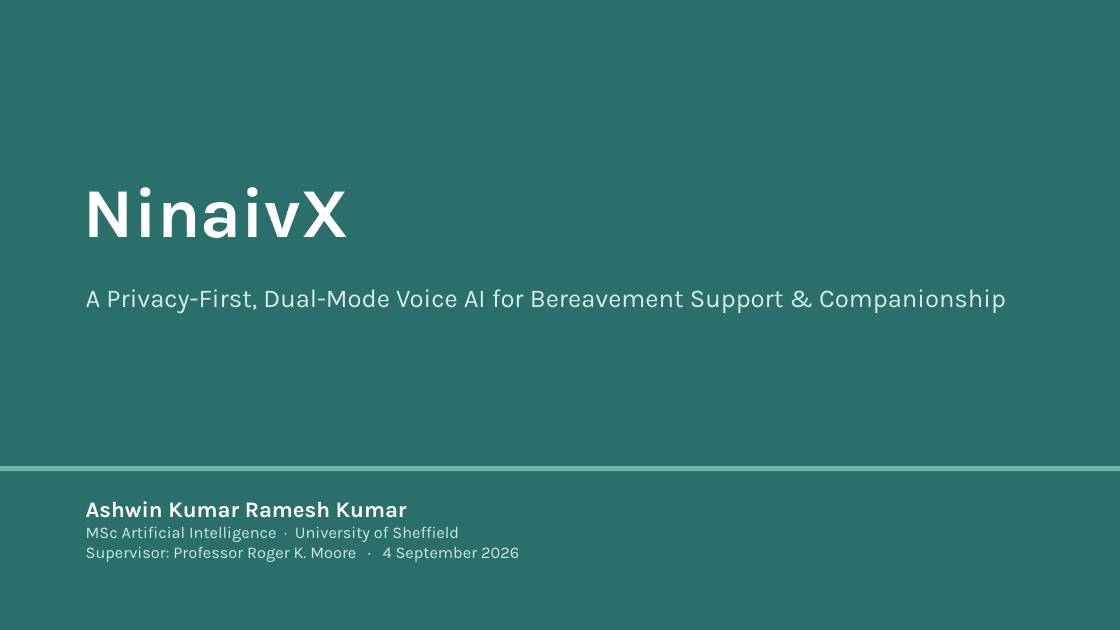
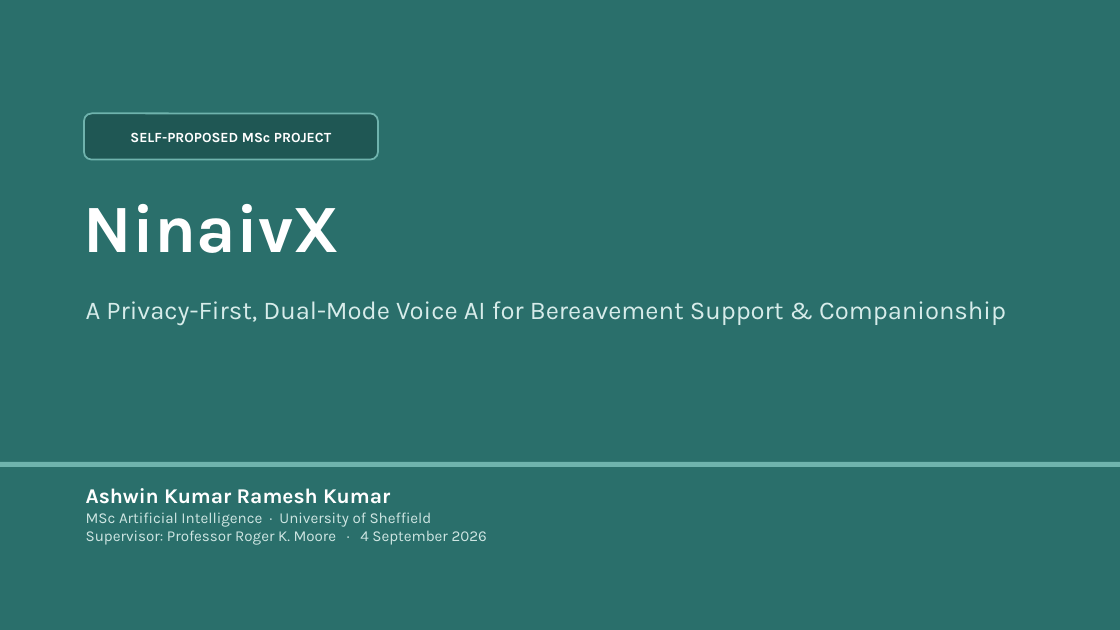
Before and after one commit to HITMAN-AK/NinaivX, a slide deck: slide 1 of backend/docs/report/NinaivX-Presentation.pptx. Drawn at 1120x630 pixels with LibreOffice and Linux fonts; fonts in the diff are those of the drawing. Boxes give left, top, right and bottom in pixels: in the first picture for what was removed or moved away, otherwise in the second. Text is boxed around its words. In the diff, an @@ line names an element or a change of style, - is before the commit and + after.

```diff
--- a/backend/docs/report/NinaivX-Presentation.pptx
+++ b/backend/docs/report/NinaivX-Presentation.pptx
@@ rounded rectangle added at [84,113,378,160], fill #1F5754, outline #6FB3AD 1.5 pt @@
@@ text added at [130,132,331,142], 12 pt, text #FFFFFF, bold @@
+SELF-PROPOSED MSc PROJECT
@@ text "NinaivX": place and size @@
-text "NinaivX" at [84,187,349,238]
+text "NinaivX" at [84,204,340,253]
@@ text "NinaivX" at [84,204,340,253]: size 60 to 58 pt @@
@@ text "A Privacy-First, Dual-Mode Voice AI ...": place and size @@
-text "A Privacy-First, Dual-Mode Voice AI ..." at [86,289,1006,313]
+text "A Privacy-First, Dual-Mode Voice AI ..." at [86,301,1006,325]
@@ rectangle: place and size @@
-rectangle at [0,466,1120,471]
+rectangle at [0,462,1120,467]
@@ text "Ashwin Kumar Ramesh Kumar": place and size @@
-text "Ashwin Kumar Ramesh Kumar" at [86,501,519,562]
+text "Ashwin Kumar Ramesh Kumar" at [86,488,487,545]
@@ text "Ashwin Kumar Ramesh Kumar" at [86,488,487,545]: size 19 to 18 pt in "Ashwin Kumar Ramesh Kumar"; size 14 to 13 pt in "MSc Artificial Intelligence · University of Sheffield", "Supervisor: Professor Roger K. Moore · 4 ..." @@
```
Also in this commit, not shown: 4 other slides changed, 9 slides removed, 1 other file.
